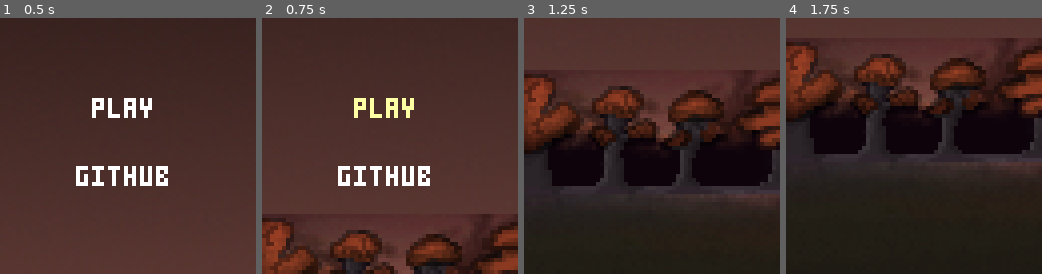
Above: before the commit, frames 1-4 (left to right).
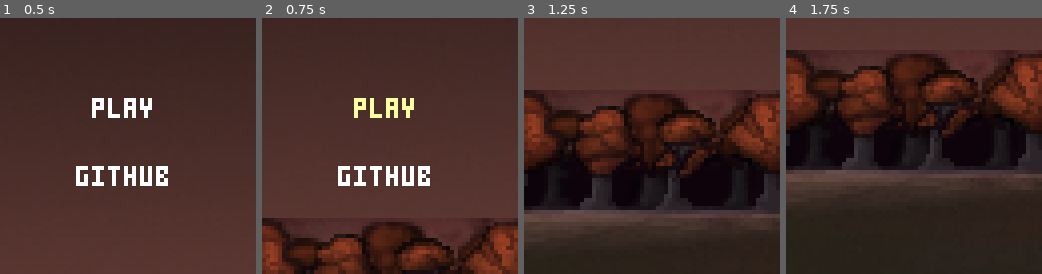
Above: after the commit, the same moments.

Repository: MartKnut/HordeOfMany
Game: Godot game, scene res://Scenes/Start_Scene.tscn
Two runs of this game, one before a commit and one after it. Both use one fixed random seed, a clock stepped at 60 frames per second and the inputs below. Sound files missing from this copy of the repository are replaced by a short silence.
Inputs:
- Up to frame 1 (0.5 s): no input
- Up to frame 2 (0.75 s): click "PLAY" at 0.5 s
- Up to frame 3 (1.25 s): no input
- Up to frame 4 (1.75 s): click "PLAY" at 1.25 s

Frame 1 is identical in both runs. In frame 2, 11% of the frame differs, in the area x 0-100%, y 76-100%; in frame 3, 32%, in the area x 0-100%, y 20-88%; in frame 4, 29%.

Commit message:
Left facing zombies do now exist

Diff:
--- a/Scenes/Enemy_Scene.tscn
+++ b/Scenes/Enemy_Scene.tscn
@@ -203,10 +203,6 @@
 atlas = ExtResource("2_r7ykp")
 region = Rect2(512, 128, 64, 64)
 
-[sub_resource type="AtlasTexture" id="AtlasTexture_6d40l"]
-atlas = ExtResource("2_r7ykp")
-region = Rect2(576, 128, 64, 64)
-
 [sub_resource type="SpriteFrames" id="SpriteFrames_qinvr"]
 animations = [{
 "frames": [{
@@ -394,9 +390,6 @@
 }, {
 "duration": 1.0,
 "texture": SubResource("AtlasTexture_310wx")
-}, {
-"duration": 1.0,
-"texture": SubResource("AtlasTexture_6d40l")
 }],
 "loop": false,
 "name": &"attack",
@@ -404,10 +397,10 @@
 }]
 
 [sub_resource type="RectangleShape2D" id="RectangleShape2D_wnpry"]
-size = Vector2(19, 20)
+size = Vector2(21, 20)
 
 [sub_resource type="RectangleShape2D" id="RectangleShape2D_dahdt"]
-size = Vector2(8, 18)
+size = Vector2(9, 18)
 
 [sub_resource type="RectangleShape2D" id="RectangleShape2D_vt16x"]
 size = Vector2(35, 53)
@@ -430,15 +423,15 @@
 
 [node name="AnimatedSprite2D" type="AnimatedSprite2D" parent="."]
 sprite_frames = SubResource("SpriteFrames_qinvr")
-animation = &"approach"
+animation = &"Death0"
 autoplay = "approach"
 
 [node name="BigCollision" type="CollisionShape2D" parent="."]
-position = Vector2(-0.5, -8)
+position = Vector2(0.5, -8)
 shape = SubResource("RectangleShape2D_wnpry")
 
 [node name="SmallCollision" type="CollisionShape2D" parent="."]
-position = Vector2(0, -7)
+position = Vector2(0.5, -7)
 shape = SubResource("RectangleShape2D_dahdt")
 
 [node name="AttackCollision" type="CollisionShape2D" parent="."]
--- a/Scenes/Level_Scene.tscn
+++ b/Scenes/Level_Scene.tscn
@@ -1,6 +1,6 @@
 [gd_scene load_steps=2 format=3 uid="uid://kufxctbsy064"]
 
-[ext_resource type="Texture2D" uid="uid://mbtq1ea1npw8" path="res://Sprites/Background/256x64.png" id="2_ry0lf"]
+[ext_resource type="Texture2D" uid="uid://cren81or5m5s5" path="res://Sprites/Background/Background 256x64.png" id="1_mqd2j"]
 
 [node name="LevelScene" type="Node2D"]
 z_index = -99
@@ -11,5 +11,5 @@
 motion_mirroring = Vector2(256, 0)
 
 [node name="256x64" type="Sprite2D" parent="LevelParralax/ParallaxLayer"]
-texture = ExtResource("2_ry0lf")
+texture = ExtResource("1_mqd2j")
 centered = false
--- a/Scenes/Start_Scene.tscn
+++ b/Scenes/Start_Scene.tscn
@@ -3,7 +3,7 @@
 [ext_resource type="FontFile" uid="uid://30gcpdg812ot" path="res://Fonts/TeenyTinyPixls-o2zo.ttf" id="1_30u33"]
 [ext_resource type="Script" path="res://Scripts/Main_Menu.gd" id="1_s7whj"]
 [ext_resource type="Texture2D" uid="uid://ckciab7vt6phd" path="res://Sprites/Placeholders/Sky.png" id="3_xkcj5"]
-[ext_resource type="Texture2D" uid="uid://mbtq1ea1npw8" path="res://Sprites/Background/256x64.png" id="4_4n7mx"]
+[ext_resource type="Texture2D" uid="uid://cren81or5m5s5" path="res://Sprites/Background/Background 256x64.png" id="4_iy5tb"]
 
 [sub_resource type="StyleBoxEmpty" id="StyleBoxEmpty_yx8lc"]
 
@@ -72,8 +72,8 @@
 centered = false
 
 [node name="256x64" type="Sprite2D" parent="."]
-position = Vector2(0, 65)
-texture = ExtResource("4_4n7mx")
+position = Vector2(0, 64)
+texture = ExtResource("4_iy5tb")
 centered = false
 
 [connection signal="button_down" from="Main_Menu/Github" to="Main_Menu" method="_on_github_button_down"]
--- a/Scripts/Enemy_Script.gd
+++ b/Scripts/Enemy_Script.gd
@@ -26,8 +26,18 @@
 	bigCollision.set_deferred("disabled", true)
 	attackCollision.set_deferred("disabled", true)
 
+
+
+
 func _enter_tree():
 	globalPosition = global_position.x
+
+	var b = randi_range(0,1)
+	print(b)
+	if b == 1: pass
+	else:
+		apply_scale(Vector2(-1,1))
+
 	if globalPosition <= 32:
 		teleportable = true
 		right = false
@@ -37,6 +47,7 @@
 	else:
 		teleportable = false
 	#print(globalPosition)
+
 
 # Called every frame. 'delta' is the elapsed time since the previous frame.
 func _process(delta):
--- a/Scripts/Main_Menu.gd
+++ b/Scripts/Main_Menu.gd
@@ -4,7 +4,7 @@
 	var tween = get_tree().create_tween()
 	var tween2 = get_tree().create_tween()
 	tween.tween_property($"../Sky", "position", Vector2(0, -64), 1)
-	tween2.tween_property($"../256x64", "position", Vector2(0, 0), 0.9)
+	tween2.tween_property($"../256x64", "position", Vector2(0, 0), 1)
 
 	$Timer.start()
 
Not shown: 1 places in Scenes/Enemy_Scene.tscn that only renumber resources
Binary file added: Sprites/Background/Background 256x64.png
Not shown, added: Sprites/Background/Background 256x64.png.import
Binary file changed: Sprites/Enemies/Zombie Spritesheet.png
